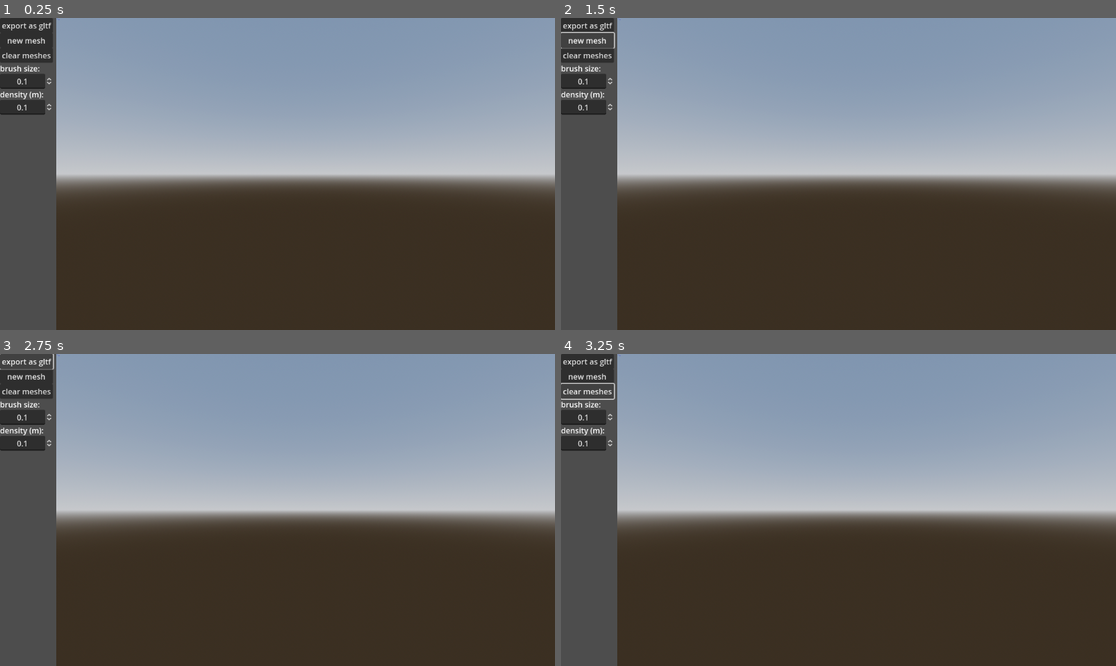
Above: before the commit, frames 1-4 (two rows, left to right).
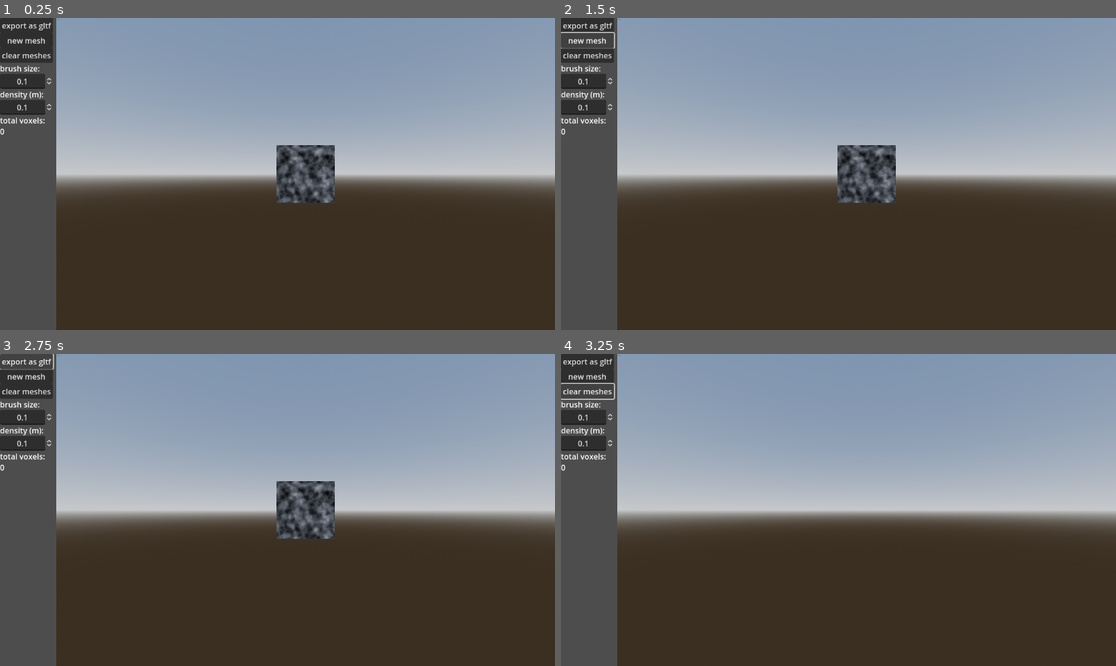
Above: after the commit, the same moments.

Repository: zodywoolsey/voxeldraw
Game: Godot game, scene res://voxel_mesh_drawing.tscn
Same seed, same stepped clock (60 frames per second), same inputs: the game is played once before the commit and once after it.
Inputs:
- Up to frame 1 (0.25 s): no input
- Up to frame 2 (1.5 s): click "new mesh" at 0.5 s; click "new mesh" at 1.25 s
- Up to frame 3 (2.75 s): click "export as gltf" at 2 s
- Up to frame 4 (3.25 s): click "clear meshes" at 2.75 s

The runs differ from the first frame. In frame 1, 1.8% of the frame differs, in the area x 0-61%, y 31-60%; in frame 2, 1.8%; in frame 3, 1.8%; in frame 4, less than 0.1%.

Commit message:
changed code to use WorkerThreadPool instead of 2 dedicated threads, should be faster all around, less resource intensive (slightly), and more stable.

Diff:
--- a/project.godot
+++ b/project.godot
@@ -10,7 +10,7 @@
 
 [application]
 
-config/name="drawing"
+config/name="voxeldraw"
 run/main_scene="res://voxel_mesh_drawing.tscn"
 config/features=PackedStringArray("4.2", "GL Compatibility")
 config/icon="res://icon.svg"
--- a/voxel_mesh_drawing.tscn
+++ b/voxel_mesh_drawing.tscn
@@ -1,11 +1,18 @@
-[gd_scene load_steps=10 format=3 uid="uid://ckc85jurlaf5q"]
-
-[ext_resource type="Script" path="res://voxel_mesh_drawing.gd" id="1_wt64s"]
-
-[sub_resource type="StandardMaterial3D" id="StandardMaterial3D_f12e8"]
-transparency = 1
-albedo_color = Color(0.6, 0.466667, 1, 1)
-emission = Color(0.6, 0.466667, 1, 1)
+[gd_scene load_steps=12 format=3 uid="uid://ckc85jurlaf5q"]
+
+[ext_resource type="Script" path="res://voxel_mesh_drawing_chunking.gd" id="1_kesrh"]
+
+[sub_resource type="FastNoiseLite" id="FastNoiseLite_124yj"]
+
+[sub_resource type="NoiseTexture2D" id="NoiseTexture2D_buyca"]
+in_3d_space = true
+seamless = true
+noise = SubResource("FastNoiseLite_124yj")
+
+[sub_resource type="StandardMaterial3D" id="StandardMaterial3D_ldi8f"]
+albedo_texture = SubResource("NoiseTexture2D_buyca")
+uv1_triplanar = true
+uv1_world_triplanar = true
 
 [sub_resource type="ProceduralSkyMaterial" id="ProceduralSkyMaterial_073m7"]
 sky_horizon_color = Color(0.64625, 0.65575, 0.67075, 1)
@@ -191,6 +198,20 @@
 alignment = 1
 update_on_text_changed = true
 
+[node name="Label3" type="Label" parent="HBoxContainer/Control"]
+layout_mode = 0
+offset_top = 201.0
+offset_right = 110.0
+offset_bottom = 224.0
+text = "total voxels:"
+
+[node name="Label4" type="Label" parent="HBoxContainer/Control"]
+layout_mode = 0
+offset_top = 224.0
+offset_right = 110.0
+offset_bottom = 247.0
+text = "total voxels:"
+
 [node name="SubViewportContainer" type="SubViewportContainer" parent="HBoxContainer"]
 layout_mode = 2
 size_flags_horizontal = 3
@@ -202,9 +223,9 @@
 render_target_update_mode = 4
 
 [node name="VoxelMeshDrawing" type="Node3D" parent="HBoxContainer/SubViewportContainer/SubViewport"]
-script = ExtResource("1_wt64s")
+script = ExtResource("1_kesrh")
 density = 0.05
-mat = SubResource("StandardMaterial3D_f12e8")
+mat = SubResource("StandardMaterial3D_ldi8f")
 
 [node name="WorldEnvironment" type="WorldEnvironment" parent="HBoxContainer/SubViewportContainer/SubViewport/VoxelMeshDrawing"]
 environment = SubResource("Environment_04k5j")
--- a/voxel_mesh_drawing.gd
+++ b/voxel_mesh_drawing_chunking.gd
@@ -6,6 +6,7 @@
 @onready var meshparent = $meshparent
 @onready var density_range = %density_range
 @onready var sub_viewport_container = $"../.."
+@onready var voxel_count = $"../../../Control/Label4"
 
 
 ## distance in meters (godot units) between each voxel point
@@ -13,10 +14,14 @@
 ## material used on the linemesh
 @export var mat : StandardMaterial3D
 
+@export var chunk_size : int = 20
+
 var points : Dictionary
+var mesh_dict : Dictionary
 var new_entries :Array[Dictionary]
 
 var events : Array[Dictionary] = []
+var updated_chunks : Array[Vector3] = []
 var mesh_semaphore := Semaphore.new()
 var dictionary_semaphore := Semaphore.new()
 var dictionary_mutex := Mutex.new()
@@ -47,7 +52,9 @@
 		for child in meshparent.get_children():
 			await get_tree().process_frame
 			child.queue_free()
-		new_stroke()
+		points.clear()
+		mesh_dict.clear()
+		#new_stroke()
 		)
 	new_mesh.pressed.connect(func():
 		new_stroke()
@@ -66,17 +73,24 @@
 
 		)
 
-	mesh_thread.start(_update_mesh_thread)
-	dictionary_thread.start(_update_dictionary_thread)
+	#mesh_thread.start(_update_mesh_thread)
+	#dictionary_thread.start(_update_dictionary_thread)
 
 func new_stroke():
 	mesh = MeshInstance3D.new()
-	armesh = ArrayMesh.new()
-	mesh.mesh = armesh
+	var msh = BoxMesh.new()
+	msh.size = Vector3(1,1,1)
+	mesh.mesh = msh
 	mesh.material_override = mat
 	points.clear()
 	strokes.append(mesh)
 	meshparent.add_child(mesh)
+
+func _process(delta):
+	var voxel_size :int= 0
+	for i in points:
+		voxel_size += points[i].size()
+	voxel_count.text = str(voxel_size)
 
 func _input(event):
 	if event is InputEventKey:
@@ -90,18 +104,39 @@
 
 func set_true_nearest(global_point:Vector3):
 	var local_point :Vector3 = (to_local(global_point)*(1.0/density))
-	points[ round(local_point) ] = true
+	var chunk_point :Vector3 = floor(local_point/chunk_size)
+	var local_chunk_point :Vector3 = abs(Vector3( int(local_point.x)%chunk_size, int(local_point.y)%chunk_size, int(local_point.z)%chunk_size))
+	if chunk_point.x < 0:
+		local_chunk_point.x = chunk_size-local_chunk_point.x
+	if chunk_point.y < 0:
+		local_chunk_point.y = chunk_size-local_chunk_point.y
+	if chunk_point.z < 0:
+		local_chunk_point.z = chunk_size-local_chunk_point.z
+	if chunk_point in points:
+		if points[chunk_point] is Dictionary:
+			points[ chunk_point ][ local_chunk_point ] = true
+	else:
+		points[chunk_point] = {}
+		points[ chunk_point ][ local_chunk_point ] = true
 	#_update_mesh()
-	mesh_semaphore.post()
+
+	if !updated_chunks.has(chunk_point):
+		updated_chunks.append(chunk_point)
+	#mesh_semaphore.post()
+	WorkerThreadPool.add_task(update_meshes)
 
 func set_false_nearest(global_point:Vector3):
 	var local_point :Vector3 = (to_local(global_point)*(1.0/density))
+	var chunk_point :Vector3 = round(local_point/chunk_size)
+	var local_chunk_point :Vector3 = Vector3( int(local_point.x)%chunk_size, int(local_point.y)%chunk_size, int(local_point.z)%chunk_size)
 	dictionary_mutex.lock()
-	if points.has(round(local_point)):
-		points.erase(round(local_point))
+	if chunk_point in points:
+		if points[chunk_point] is Dictionary:
+			points[chunk_point].erase(local_chunk_point)
 	dictionary_mutex.unlock()
 	#_update_mesh()
-	mesh_semaphore.post()
+	#mesh_semaphore.post()
+	WorkerThreadPool.add_task(update_meshes)
 
 func set_true_cube(global_point:Vector3, size:float):
 	var local_point :Vector3 = (to_local(global_point)*(1.0/density))
@@ -110,30 +145,70 @@
 		for y in radius_int*2:
 			for z in radius_int*2:
 				var offset := Vector3(x-radius_int,y-radius_int,z-radius_int)
-				points[ round(local_point+offset) ] = true
+				var chunk_point :Vector3 = round((local_point+offset)/chunk_size)
+				var local_chunk_point :Vector3 = Vector3( int(local_point.x+offset.x)%chunk_size, int(local_point.y+offset.y)%chunk_size, int(local_point.z+offset.z)%chunk_size)
+				if chunk_point in points:
+					if points[chunk_point] is Dictionary:
+						points[ chunk_point ][ local_chunk_point ] = true
+					else:
+						#print('new dict')
+						points[chunk_point] = {}
+						points[ chunk_point ][ local_chunk_point ] = true
 	#points[ round(local_point) ] = true
 	#_update_mesh()
-	dictionary_semaphore.post()
+	#dictionary_semaphore.post()
+	WorkerThreadPool.add_task(update_dictionary)
 
 func set_true_sphere(global_point:Vector3,size:float):
 	var local_point :Vector3 = (to_local(global_point)*(1.0/density))
-	events.append({"action":"_set_true_sphere", "local_point":local_point,"size":size})
-	dictionary_semaphore.post()
+	#events.append({"action":"_set_true_sphere", "local_point":local_point,"size":size})
+	update_dictionary_event({"action":"_set_true_sphere", "local_point":local_point,"size":size})
+	#dictionary_semaphore.post()
+	#WorkerThreadPool.add_task(update_dictionary)
 
 func _set_true_sphere(local_point:Vector3, size:float):
-	#var local_point :Vector3 = (to_local(global_point)*(1.0/density))
 	var dict:Dictionary
+	var start_sphere_time := Time.get_ticks_msec()
 	var radius_int := int( ((size/2.0)/density) )
+	var chunk_point :Vector3 = floor((local_point)/chunk_size)
+	var local_chunk_point :Vector3 = abs(Vector3( int(local_point.x)%chunk_size, int(local_point.y)%chunk_size, int(local_point.z)%chunk_size))
+	if chunk_point.x < 0:
+		local_chunk_point.x = chunk_size-local_chunk_point.x
+	if chunk_point.y < 0:
+		local_chunk_point.y = chunk_size-local_chunk_point.y
+	if chunk_point.z < 0:
+		local_chunk_point.z = chunk_size-local_chunk_point.z
+
+	dictionary_mutex.lock()
+	var chunk_points :Dictionary
+	if chunk_point in points:
+		chunk_points = points[chunk_point].duplicate(true)
+	dictionary_mutex.unlock()
+	await get_tree().process_frame
 	for x in radius_int*2:
 		for y in radius_int*2:
 			for z in radius_int*2:
 				var offset := Vector3(x-radius_int,y-radius_int,z-radius_int)
 				#if local_point.distance_to(offset+local_point) <= (size/2.0)/density and local_point.distance_to(offset+local_point) > ((size/2.0)/density)*.9:
-				if local_point.distance_to(offset+local_point) <= (size/2.0)/density:
-					dict[ round(local_point+offset) ] = true
+				if local_chunk_point.distance_to(offset+local_chunk_point) <= (size/2.0)/density:
+					#print("local point: "+str(local_point))
+					#print("chunk point: "+str(chunk_point))
+					#print("local_chunk_point: "+str(local_chunk_point))
+					if !chunk_points.is_empty():
+						chunk_points[ local_chunk_point+offset ] = true
+					else:
+						#print('new dict')
+						chunk_points = {}
+						chunk_points[ local_chunk_point+offset ] = true
+
+	if !updated_chunks.has(chunk_point):
+		updated_chunks.append(chunk_point)
 	dictionary_mutex.lock()
-	points.merge(dict,true)
+	points[chunk_point] = chunk_points
 	dictionary_mutex.unlock()
+
+	#print("sphere: "+str(Time.get_ticks_msec()-start_sphere_time))
+	#points.merge(dict,true)
 	#points[ round(local_point) ] = true
 	#_update_mesh()
 	#dictionary_semaphore.post()
@@ -141,19 +216,33 @@
 func set_false_sphere(global_point:Vector3,size:float):
 	var local_point :Vector3 = (to_local(global_point)*(1.0/density))
 	events.append({"action":"_set_false_sphere", "local_point":local_point,"size":size})
-	dictionary_semaphore.post()
+	update_dictionary_event({"action":"_set_false_sphere", "local_point":local_point,"size":size})
+	#dictionary_semaphore.post()
+	#WorkerThreadPool.add_task(update_dictionary)
 
 func _set_false_sphere(local_point:Vector3, size:float):
 	var dict:Dictionary
 	#var local_point :Vector3 = (to_local(global_point)*(1.0/density))
 	var radius_int := int( (size/2.0)*(1.0/density) )
+	var chunk_point :Vector3 = floor((local_point)/chunk_size)
+	var local_chunk_point :Vector3 = abs(Vector3( int(local_point.x)%chunk_size, int(local_point.y)%chunk_size, int(local_point.z)%chunk_size))
+	if chunk_point.x < 0:
+		local_chunk_point.x = chunk_size-local_chunk_point.x
+	if chunk_point.y < 0:
+		local_chunk_point.y = chunk_size-local_chunk_point.y
+	if chunk_point.z < 0:
+		local_chunk_point.z = chunk_size-local_chunk_point.z
 	for x in radius_int*2:
 		for y in radius_int*2:
 			for z in radius_int*2:
 				var offset := Vector3(x-radius_int,y-radius_int,z-radius_int)
 				if local_point.distance_to(offset+local_point) <= (size/2.0)/density:
+					if !updated_chunks.has(chunk_point):
+						updated_chunks.append(chunk_point)
 					dictionary_mutex.lock()
-					points.erase(round(local_point+offset))
+					if chunk_point in points:
+						if points[chunk_point] is Dictionary:
+							points[ chunk_point ].erase( local_chunk_point+offset )
 					dictionary_mutex.unlock()
 
 	#points[ round(local_point) ] = true
@@ -162,48 +251,84 @@
 
 func _update_mesh_thread():
 	while true:
-		mesh_semaphore.wait()
-		_update_mesh()
-
-func _update_mesh():
+		#print(updated_chunks)
+		update_meshes()
+
+func update_meshes():
+		var upd = updated_chunks.duplicate(true)
+		updated_chunks.clear()
+		for i in upd:
+			if i != null:
+				_update_mesh(i)
+
+func _update_mesh(part:Vector3=Vector3()):
+	var start_meshes_time := Time.get_ticks_msec()
 	var vertices = PackedVector3Array()
-	dictionary_mutex.lock()
-	var keys := points.duplicate(true)
-	dictionary_mutex.unlock()
-	for i in keys:
-		#we're gonna start with cubes
-		if !keys.has(i+Vector3(0,0,-1)):
-			_add_back_quad(vertices,i)
-		if !keys.has(i+Vector3(0,-1,0)):
-			_add_bottom_quad(vertices,i)
-		if !keys.has(i+Vector3(0,1,0)):
-			_add_top_quad(vertices,i)
-		if !keys.has(i+Vector3(0,0,1)):
-			_add_front_quad(vertices,i)
-		if !keys.has(i+Vector3(-1,0,0)):
-			_add_left_quad(vertices,i)
-		if !keys.has(i+Vector3(1,0,0)):
-			_add_right_quad(vertices,i)
-
-	var arrays = []
-	arrays.resize(Mesh.ARRAY_MAX)
-	arrays[Mesh.ARRAY_VERTEX] = vertices
-
+	if part in points:
+		dictionary_mutex.lock()
+		var keys :Dictionary = points[part].duplicate(true)
+		dictionary_mutex.unlock()
+		#print("keys size: "+str(keys[part].size()))
+		for a in keys:
+			#we're gonna start with cubes
+			if !keys.has(a+Vector3(0,0,-1)):
+				_add_back_quad(vertices,(part*chunk_size)+a)
+			if !keys.has(a+Vector3(0,-1,0)):
+				_add_bottom_quad(vertices,(part*chunk_size)+a)
+			if !keys.has(a+Vector3(0,1,0)):
+				_add_top_quad(vertices,(part*chunk_size)+a)
+			if !keys.has(a+Vector3(0,0,1)):
+				_add_front_quad(vertices,(part*chunk_size)+a)
+			if !keys.has(a+Vector3(-1,0,0)):
+				_add_left_quad(vertices,(part*chunk_size)+a)
+			if !keys.has(a+Vector3(1,0,0)):
+				_add_right_quad(vertices,(part*chunk_size)+a)
+		var arrays = []
+		arrays.resize(Mesh.ARRAY_MAX)
+		arrays[Mesh.ARRAY_VERTEX] = vertices
+
+		if part not in mesh_dict:
+			mesh_dict[part] = {'amesh':ArrayMesh.new(),'meshin':MeshInstance3D.new()}
+			mesh_dict[part].meshin.material_override = mat
+			meshparent.call_deferred("add_child",mesh_dict[part].meshin)
+		mesh_dict[part].amesh.clear_surfaces()
+		mesh_dict[part].amesh.call_deferred("add_surface_from_arrays",Mesh.PRIMITIVE_TRIANGLES, arrays)
+		mesh_dict[part].meshin.mesh = mesh_dict[part].amesh
+	#print("meshes: "+str(Time.get_ticks_msec()-start_meshes_time))
 	# Create the Mesh.
-	armesh.clear_surfaces()
-	armesh.call_deferred("add_surface_from_arrays",Mesh.PRIMITIVE_TRIANGLES, arrays,[],{},536870912)
+	#armesh.clear_surfaces()
+	#armesh.call_deferred("add_surface_from_arrays",Mesh.PRIMITIVE_TRIANGLES, arrays,[],{},536870912)
 	#armesh.call_deferred("add_surface_from_arrays",Mesh.PRIMITIVE_TRIANGLES, arrays)
 
 func _update_dictionary_thread():
 	while true:
 		dictionary_semaphore.wait()
-		var event :Dictionary= events.pop_front()
-		match event.action:
-			"_set_true_sphere":
-				_set_true_sphere(event.local_point,event.size)
-			"_set_false_sphere":
-				_set_false_sphere(event.local_point,event.size)
-		mesh_semaphore.post()
+		update_dictionary()
+
+func update_dictionary():
+	var start_dict_time := Time.get_ticks_msec()
+	if !events.is_empty():
+		var l_events := events.duplicate(true)
+		events.clear()
+		for event in l_events:
+			match event.action:
+				"_set_true_sphere":
+					_set_true_sphere(event.local_point,event.size)
+				"_set_false_sphere":
+					_set_false_sphere(event.local_point,event.size)
+			#mesh_semaphore.post()
+			WorkerThreadPool.add_task(update_meshes)
+
+	#print("dictionaries: "+str(Time.get_ticks_msec()-start_dict_time))
+
+func update_dictionary_event(event):
+	match event.action:
+		"_set_true_sphere":
+			_set_true_sphere(event.local_point,event.size)
+		"_set_false_sphere":
+			_set_false_sphere(event.local_point,event.size)
+	WorkerThreadPool.add_task(update_meshes)
+
 
 func _add_cube_to_array(array:PackedVector3Array, pos:Vector3):
 	#these need to be tris, so here we go
